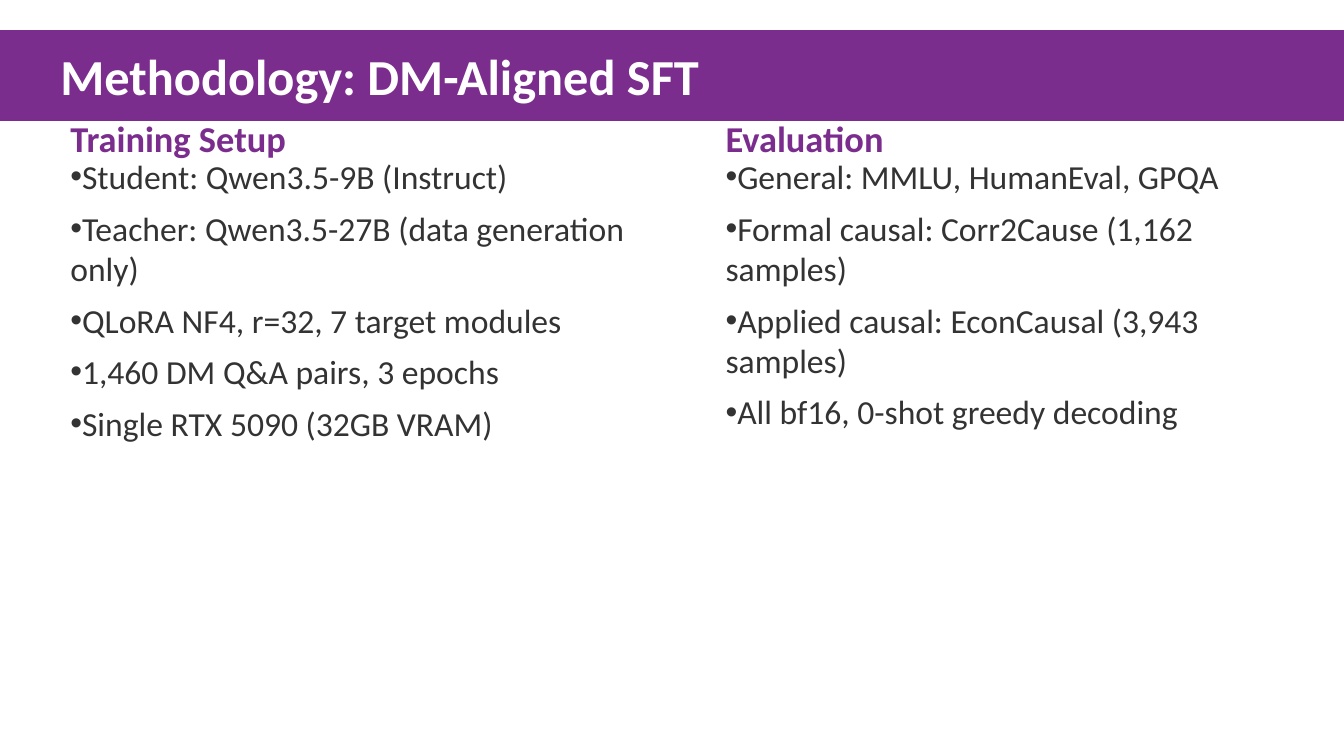
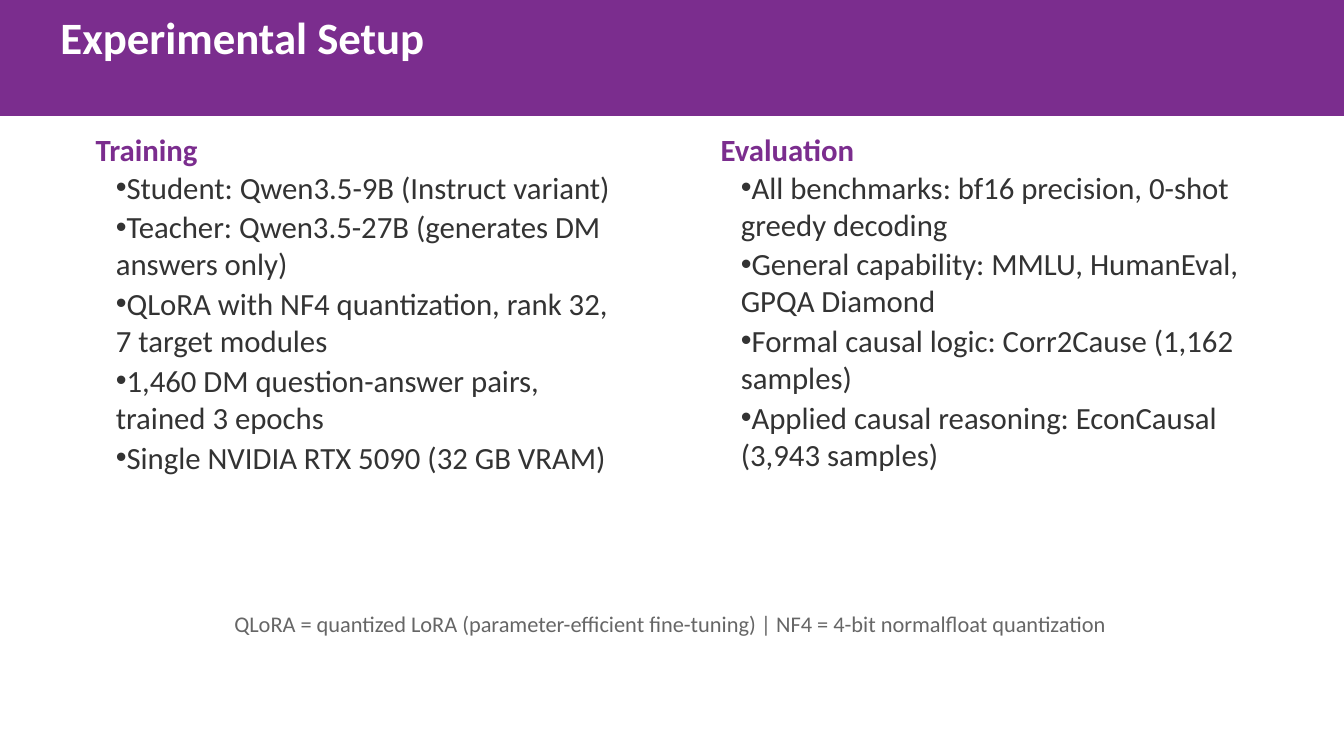
Before and after one commit to gbangban/ai-ideology-study, a slide deck: slide 4 of paper/iclr2026/iclr2026_spotlight.pptx (slide 3 before the commit). Drawn at 1344x756 pixels with LibreOffice and Linux fonts; fonts in the diff are those of the drawing. Boxes give left, top, right and bottom in pixels: in the first picture for what was removed or moved away, otherwise in the second. Text is boxed around its words. In the diff, an @@ line names an element or a change of style, - is before the commit and + after.

```diff
--- a/paper/iclr2026/iclr2026_spotlight.pptx
+++ b/paper/iclr2026/iclr2026_spotlight.pptx
@@ rectangle added at [0,0,1344,116], fill #7B2D8E, 32 pt, text #FFFFFF, bold @@
+Experimental Setup
@@ rectangle removed at [0,30,1344,121] @@
-Methodology: DM-Aligned SFT
@@ text at [96,139,198,167]: text changed; size 26 to 22 pt @@
-Training Setup
+Training
@@ text "Evaluation": place and size @@
-text "Evaluation" at [726,126,884,153]
+text "Evaluation" at [721,139,854,162]
@@ text "Evaluation" at [721,139,854,162]: size 26 to 22 pt @@
@@ text at [116,176,609,475]: text changed; size 24 to 22 pt @@
-• Student: Qwen3.5-9B (Instruct)
-• Teacher: Qwen3.5-27B (data generation only)
-• QLoRA NF4, r=32, 7 target modules
-• 1,460 DM Q&A pairs, 3 epochs
-• Single RTX 5090 (32GB VRAM)
+• Student: Qwen3.5-9B (Instruct variant)
+• Teacher: Qwen3.5-27B (generates DM answers only)
+• QLoRA with NF4 quantization, rank 32, 7 target modules
+• 1,460 DM question-answer pairs, trained 3 epochs
+• Single NVIDIA RTX 5090 (32 GB VRAM)
@@ text at [741,177,1238,471]: text changed; size 24 to 22 pt @@
-• General: MMLU, HumanEval, GPQA
-• Formal causal: Corr2Cause (1,162 samples)
-• Applied causal: EconCausal (3,943 samples)
-• All bf16, 0-shot greedy decoding
+• All benchmarks: bf16 precision, 0-shot greedy decoding
+• General capability: MMLU, HumanEval, GPQA Diamond
+• Formal causal logic: Corr2Cause (1,162 samples)
+• Applied causal reasoning: EconCausal (3,943 samples)
@@ text added at [234,616,1105,636], 16 pt, text #666666 @@
+QLoRA = quantized LoRA (parameter-efficient fine-tuning) | NF4 = 4-bit normalfloat quantization
```
Also in this commit, not shown: 6 other slides changed, 3 slides added, 3 slides removed, 2 other files.
